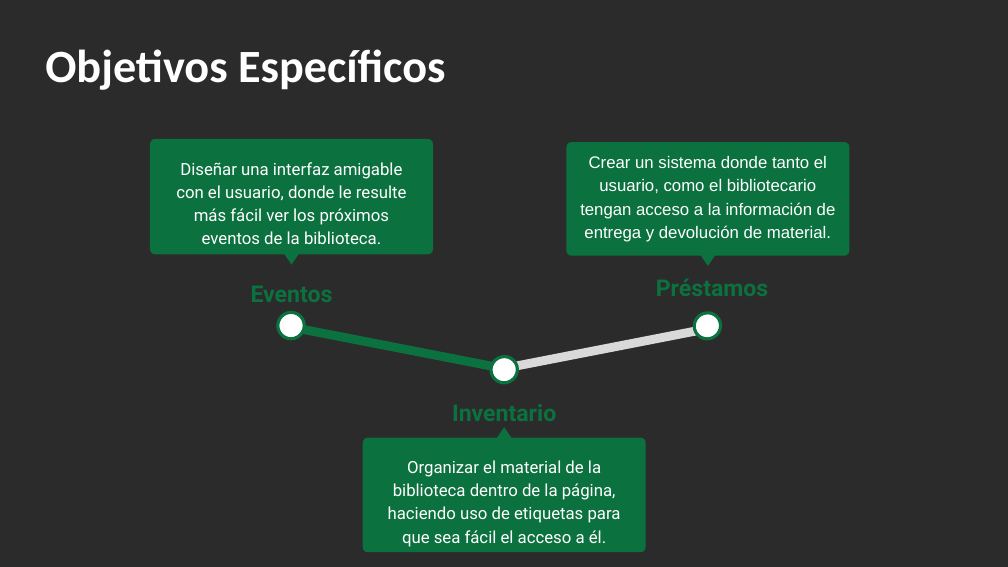
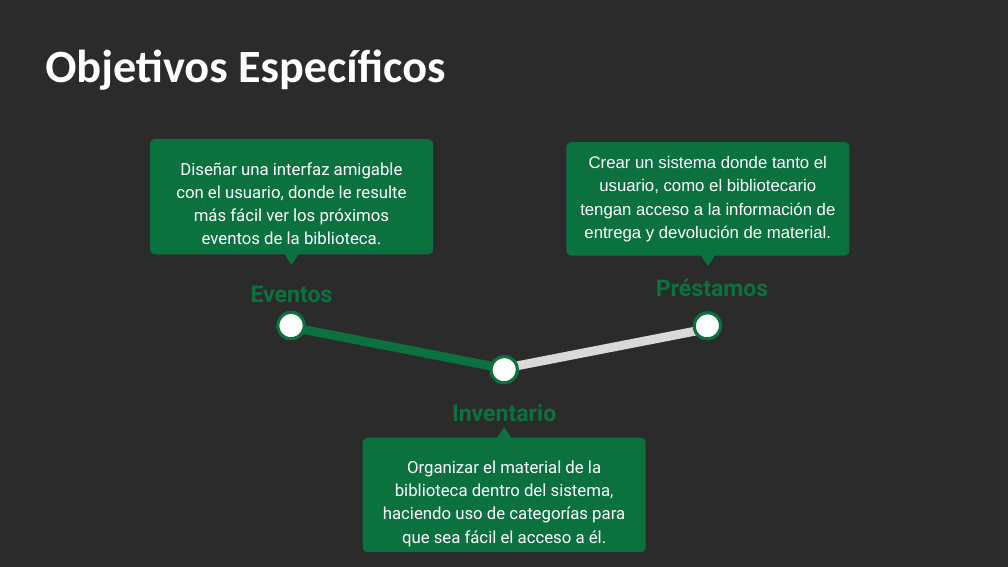
Before and after one commit to Vinxxo/Gaes-2---Biblioteca, a slide deck: slide 6 of 6. Presentación Proyecto/Sustentación Trimestre 1 Proyecto Legajo.pptx. Drawn at 1008x567 pixels with LibreOffice and Linux fonts; fonts in the diff are those of the drawing; background and template pictures are left out; a plain dark background stands for a picture behind light text. Boxes give left, top, right and bottom in pixels: in the first picture for what was removed or moved away, otherwise in the second. Text is boxed around its words. In the diff, an @@ line names an element or a change of style, - is before the commit and + after.

```diff
--- a/6. Presentación Proyecto/Sustentación Trimestre 1 Proyecto Legajo.pptx
+++ b/6. Presentación Proyecto/Sustentación Trimestre 1 Proyecto Legajo.pptx
@@ text at (x1=383, y1=460, x2=625, y2=547): text changed @@
-Organizar el material de la biblioteca dentro de la página, haciendo uso de etiquetas para que sea fácil el acceso a él.
+Organizar el material de la biblioteca dentro del sistema, haciendo uso de categorías para que sea fácil el acceso a él.
```
Also in this commit, not shown: 1 other slide changed, 3 other files.
